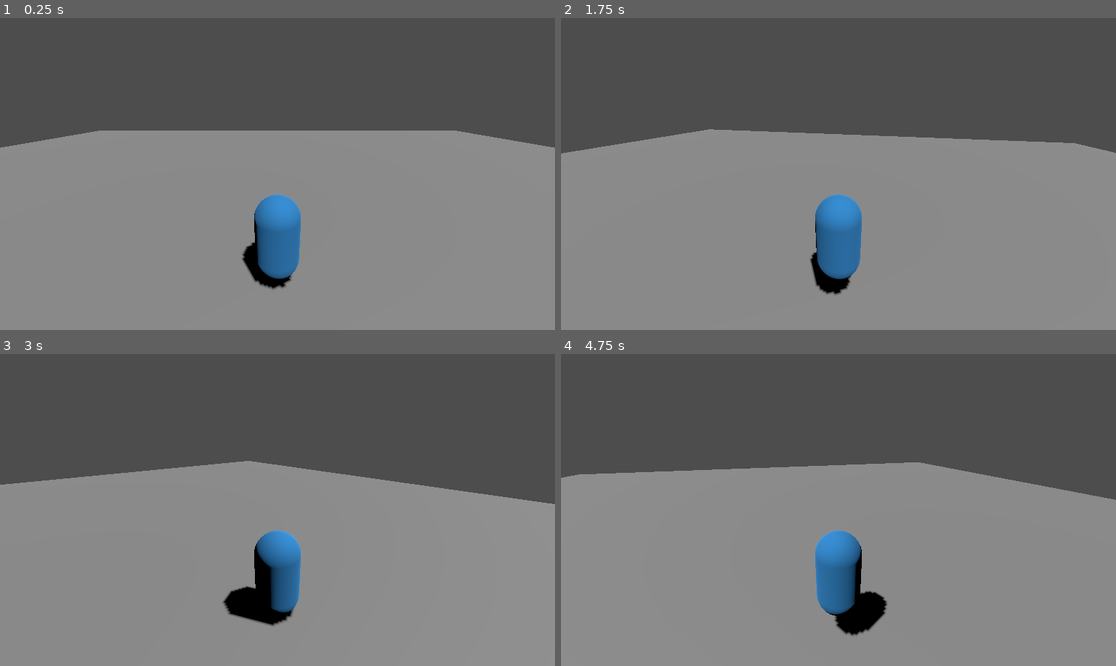
Above: before the commit, frames 1-4 (two rows, left to right).
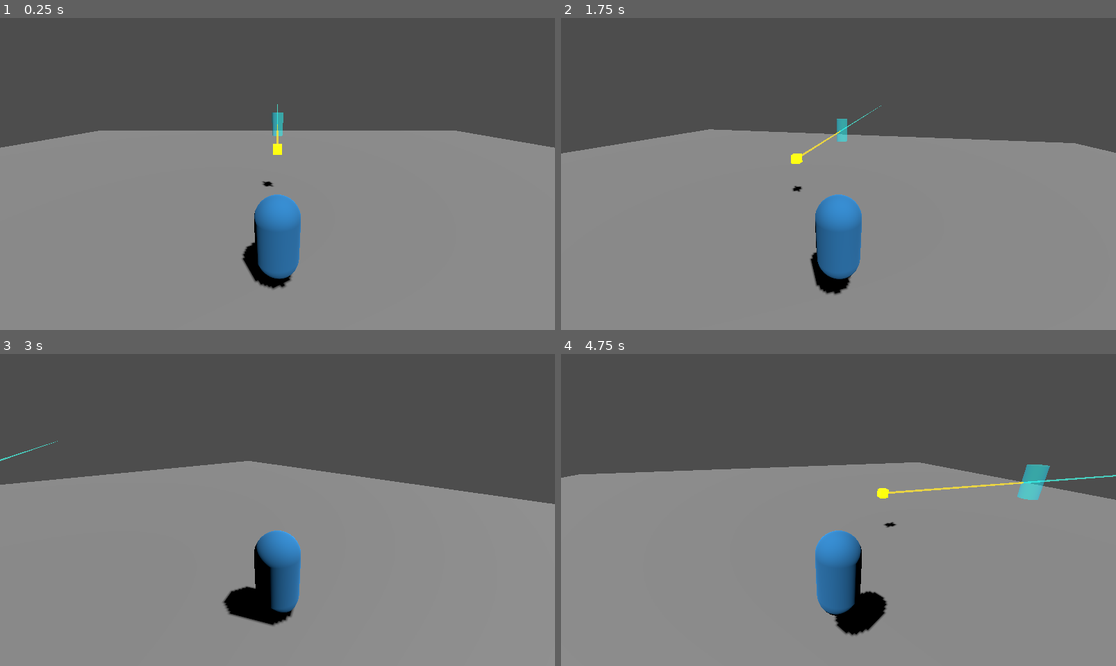
Above: after the commit, the same moments.

Repository: EHAB0O0/Legacy_Guardians
Game: Godot game, scene res://Scenes/Main_Level.tscn
Same seed, same stepped clock (60 frames per second), same inputs: the game is played once before the commit and once after it.
Inputs:
- Up to frame 1 (0.25 s): no input
- Up to frame 2 (1.75 s): tap Enter (ui_accept) at 0.5, 0.77, 1.52 s; hold Right (ui_right) 0.53-1.28 s; hold C 0.53-1.28 s; hold Down (ui_down) from 1.28 s (still down); tap C at 1.35 s
- Up to frame 3 (3 s): release Down (ui_down) at 2.03 s; hold Right (ui_right) 2.03-2.78 s; hold C 2.03-2.78 s; hold Up (ui_up) from 2.78 s (still down); tap C at 2.85 s
- Up to frame 4 (4.75 s): tap Enter (ui_accept) at 3.02, 3.77, 4.52 s; release Up (ui_up) at 3.53 s; hold C 3.53-4.28 s; hold Left (ui_left) from 3.53 s (still down); tap C at 4.35 s

The runs differ from the first frame. In frame 1, 0.2% of the frame differs, in the area x 47-52%, y 27-55%; in frame 2, 0.3%; in frame 3, less than 0.1%; in frame 4, 0.7%, in the area x 56-100%, y 35-56%.

Commit message:
feat: Add Lens system and light refraction

Diff:
--- /dev/null
+++ b/Scenes/Lens.tscn
@@ -0,0 +1,20 @@
+[gd_scene load_steps=4 format=3 uid="uid://sirajlens01"]
+
+[ext_resource type="Script" path="res://Scripts/Lens.gd" id="1_lens"]
+
+[sub_resource type="CylinderShape3D" id="CylinderShape3D_lens"]
+height = 2.0
+radius = 0.8
+
+[sub_resource type="CylinderMesh" id="CylinderMesh_lens"]
+height = 2.0
+radius = 0.8
+
+[node name="Lens" type="StaticBody3D" groups=["Lenses"]]
+script = ExtResource("1_lens")
+
+[node name="CollisionShape3D" type="CollisionShape3D" parent="."]
+shape = SubResource("CylinderShape3D_lens")
+
+[node name="MeshInstance3D" type="MeshInstance3D" parent="."]
+mesh = SubResource("CylinderMesh_lens")
--- a/Scenes/Main_Level.tscn
+++ b/Scenes/Main_Level.tscn
@@ -1,6 +1,8 @@
-[gd_scene load_steps=7 format=3 uid="uid://mainlevel123"]
+[gd_scene load_steps=9 format=3 uid="uid://mainlevel123"]
 
 [ext_resource type="Script" path="res://Scripts/PlayerController.gd" id="1_abcde"]
+[ext_resource type="PackedScene" uid="uid://sirajlens01" path="res://Scenes/Lens.tscn" id="2_lens"]
+[ext_resource type="PackedScene" uid="uid://lightemitter01" path="res://Scenes/LightEmitter.tscn" id="3_emitter"]
 
 [sub_resource type="BoxShape3D" id="BoxShape3D_floor"]
 size = Vector3(50, 1, 50)
@@ -53,3 +55,9 @@
 [node name="TopDownCamera" type="Camera3D" parent="Player/TopDownPivot"]
 projection = 1
 size = 20.0
+
+[node name="LightEmitter" parent="." instance=ExtResource("3_emitter")]
+transform = Transform3D(1, 0, 0, 0, 1, 0, 0, 0, 1, 0, 2, -5)
+
+[node name="Lens" parent="." instance=ExtResource("2_lens")]
+transform = Transform3D(1, 0, 0, 0, 1, 0, 0, 0, 1, 0, 2, -15)
--- /dev/null
+++ b/Scripts/Lens.gd
@@ -0,0 +1,40 @@
+extends StaticBody3D
+class_name SirajLens
+
+enum LensType { CONVEX, CONCAVE, PRISM }
+
+@export var type: LensType = LensType.CONVEX
+@export var refraction_angle: float = 30.0 # Used for PRISM or custom bending
+@export var tint_color: Color = Color(0.1, 0.8, 0.9, 1.0) # Adds a neon art feel to the light
+
+@onready var mesh_instance = $MeshInstance3D
+
+func _ready() -> void:
+	var mat = StandardMaterial3D.new()
+	mat.albedo_color = tint_color
+	mat.transparency = BaseMaterial3D.TRANSPARENCY_ALPHA
+	mat.albedo_color.a = 0.5
+	mat.emission_enabled = true
+	mat.emission = tint_color * 0.5
+	mesh_instance.material_override = mat
+
+# Returns the new refracted direction of the light
+func get_refracted_direction(incident_dir: Vector3, hit_normal: Vector3) -> Vector3:
+	var new_dir = incident_dir
+
+	match type:
+		LensType.CONVEX:
+			# Bends towards the normal (simplified for puzzle logic)
+			new_dir = incident_dir.lerp(-hit_normal, 0.2).normalized()
+		LensType.CONCAVE:
+			# Bends away from the normal
+			new_dir = incident_dir.lerp(hit_normal, 0.2).normalized()
+		LensType.PRISM:
+			# Bends at a specific sharp angle around the Y axis (example)
+			var angle_rad = deg_to_rad(refraction_angle)
+			new_dir = incident_dir.rotated(Vector3.UP, angle_rad).normalized()
+
+	return new_dir
+
+func get_tint() -> Color:
+	return tint_color
--- a/Scripts/LightEmitter.gd
+++ b/Scripts/LightEmitter.gd
@@ -41,6 +41,7 @@
 func _update_beams() -> void:
 	var current_origin = global_position
 	var current_dir = -global_transform.basis.z.normalized()
+	var current_color = beam_color
 
 	for i in range(max_bounces):
 		if i >= raycasts.size():
@@ -72,6 +73,11 @@
 			mesh.look_at(hit_point, Vector3.UP if abs(current_dir.y) < 0.99 else Vector3.RIGHT)
 			mesh.rotate_object_local(Vector3.RIGHT, PI / 2.0)
 			mesh.scale = Vector3(1, distance, 1)
+
+			# apply current color
+			if mesh.material_override:
+				mesh.material_override.albedo_color = current_color
+				mesh.material_override.emission = current_color
 		else:
 			mesh.visible = false
 
@@ -81,6 +87,14 @@
 				var normal = ray.get_collision_normal()
 				current_dir = current_dir.bounce(normal)
 				current_origin = hit_point + current_dir * 0.01 # offset to avoid getting stuck
+			elif collider and collider.is_in_group("Lenses") and collider.has_method("get_refracted_direction"):
+				# Refract through lens
+				var normal = ray.get_collision_normal()
+				current_dir = collider.get_refracted_direction(current_dir, normal)
+				current_origin = hit_point + current_dir * 0.1 # offset past the lens surface
+				# Mix colors for neon effect
+				var tint = collider.get_tint()
+				current_color = current_color.lerp(tint, 0.8)
 			elif collider and collider.has_method("receive_light"):
 				collider.receive_light()
 				_hide_remaining_segments(i + 1)
